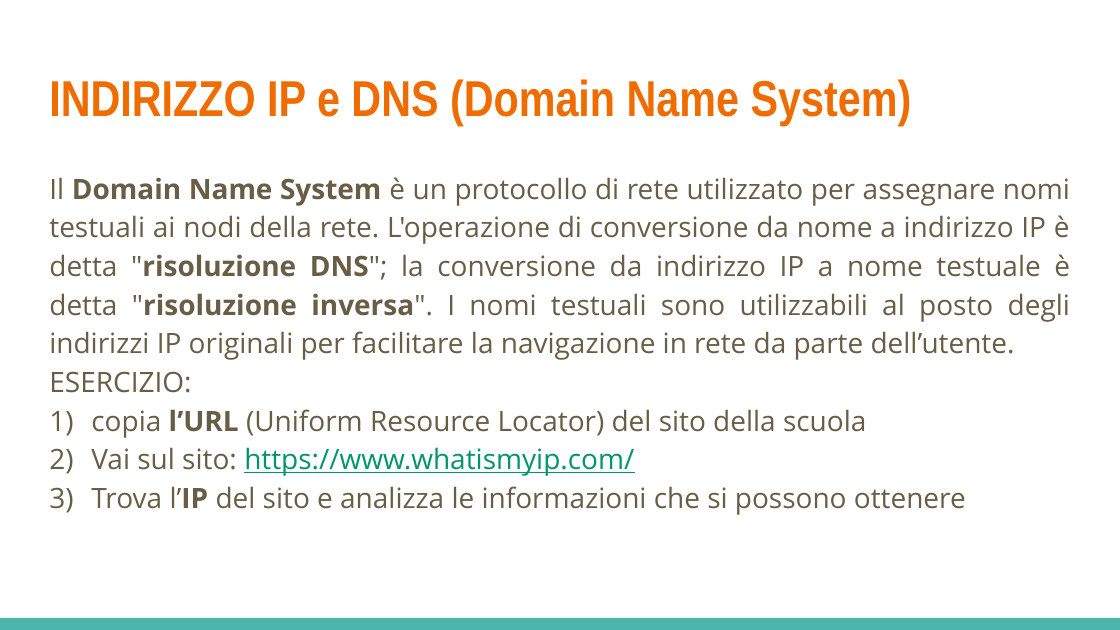
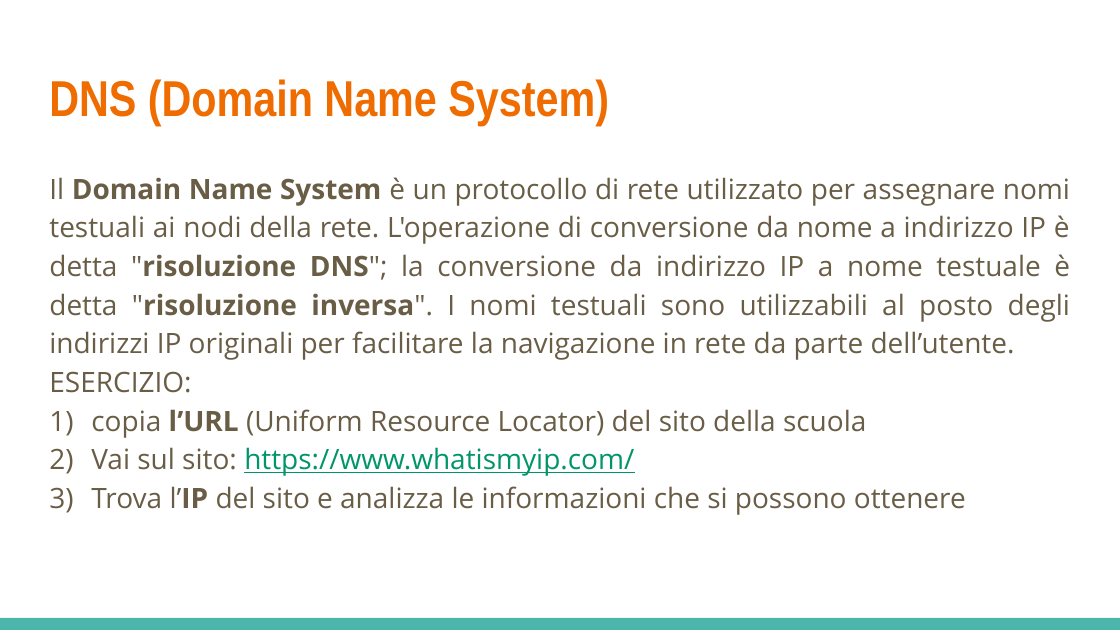
Before and after one commit to LeleCazza/LeleCazza.github.io, a slide deck: slide 17 of reti_informatiche/materiale/lezione_1_reti_introduzione.pptx (slide 14 before the commit). Drawn at 1120x630 pixels with LibreOffice and Linux fonts; fonts in the diff are those of the drawing. Boxes give left, top, right and bottom in pixels: in the first picture for what was removed or moved away, otherwise in the second. Text is boxed around its words. In the diff, an @@ line names an element or a change of style, - is before the commit and + after.

```diff
--- a/reti_informatiche/materiale/lezione_1_reti_introduzione.pptx
+++ b/reti_informatiche/materiale/lezione_1_reti_introduzione.pptx
@@ title at (49, 79, 609, 126): text changed @@
-INDIRIZZO IP e DNS (Domain Name System)
+DNS (Domain Name System)
```
Also in this commit, not shown: 9 slides added, 2 slides removed, 7 other files.
